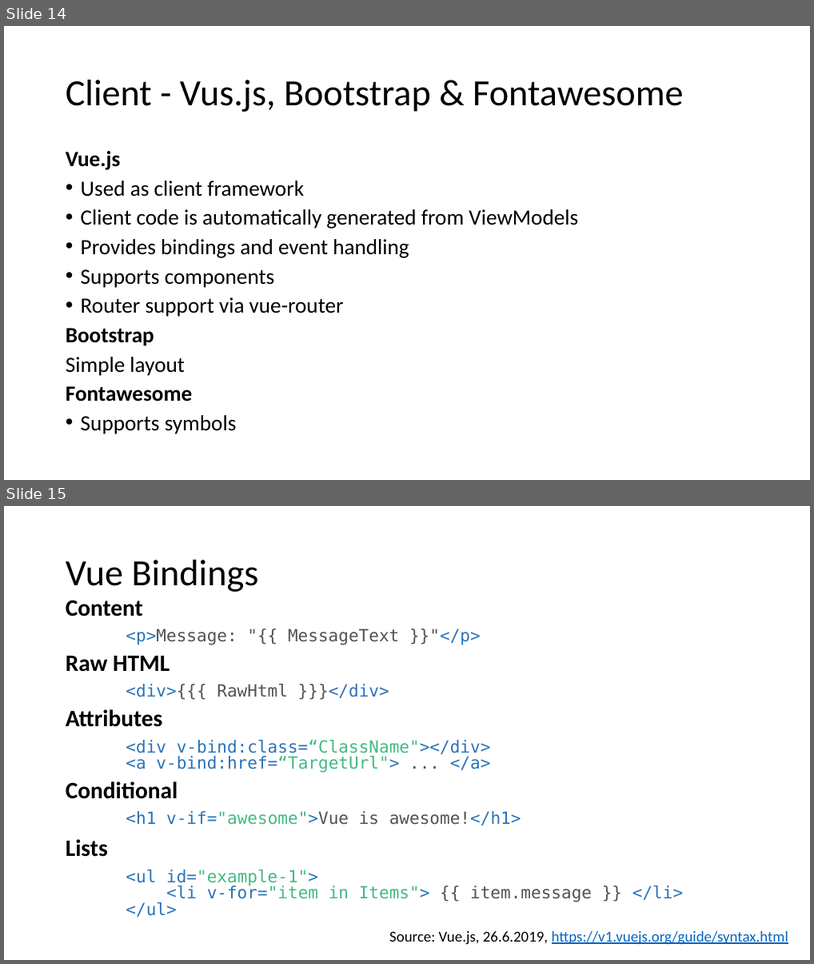
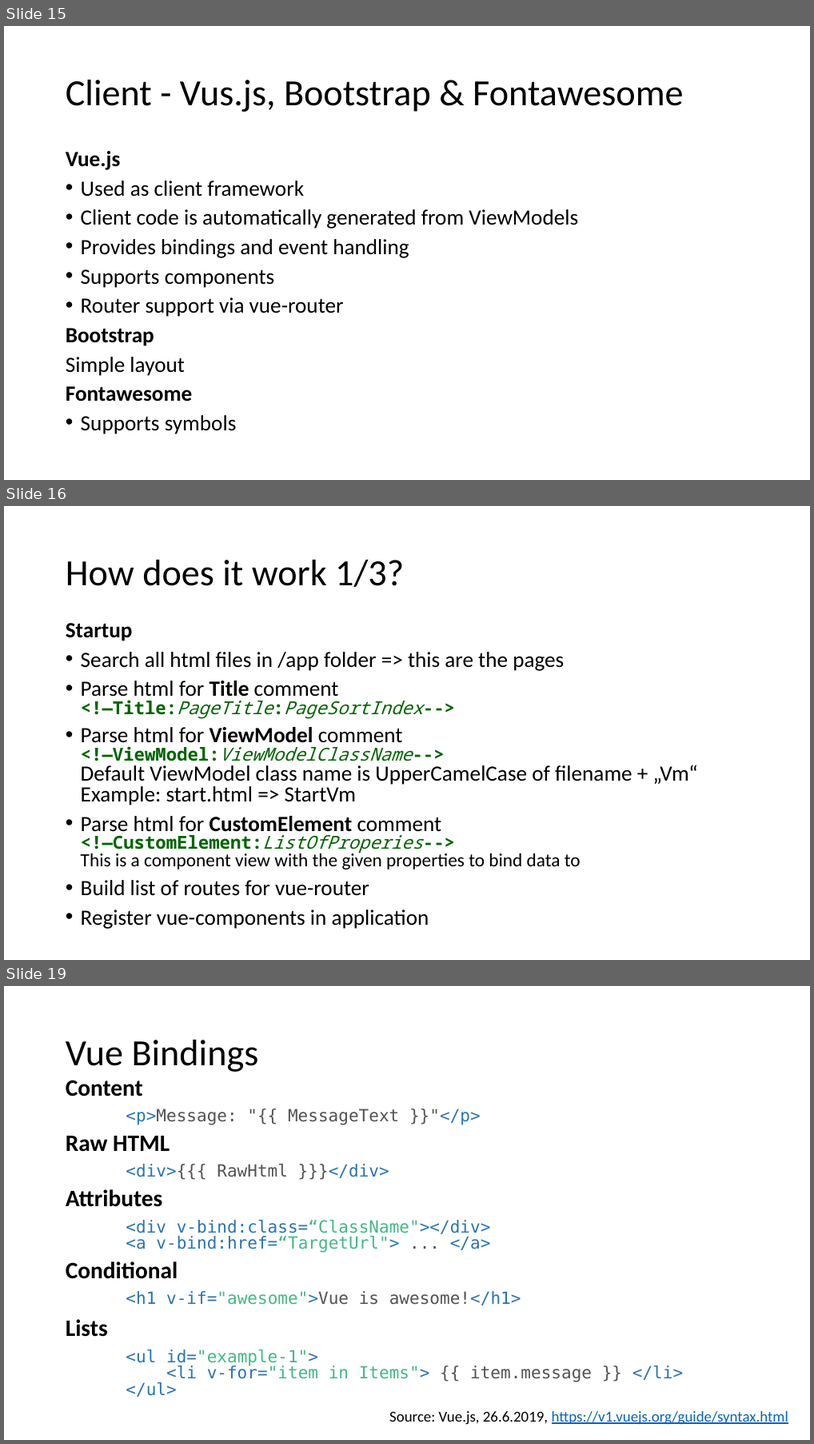
Before and after one commit to FrankPfattheicher/stonehenge.Chromely, a slide deck: stonehengeChromely.pptx. Shown one above the other, each under a label of ours: slides 14 and 15 before the commit, slides 15, 16 and 19 after it; the slides between them are not shown. The pictures are 814x964 and 814x1444 pixels, drawn with LibreOffice and Linux fonts; fonts in the diff are those of the drawing. Boxes give left, top, right and bottom in pixels: in the first picture for what was removed or moved away, otherwise in the second. Text is boxed around its words. In the diff, an @@ line names an element or a change of style, - is before the commit and + after.

Commit message:
Working on PPT

```diff
--- a/stonehengeChromely.pptx
+++ b/stonehengeChromely.pptx
@@ slide 16 added at [4,506,810,960], background #FFFFFF @@
@@ title added at [66,560,404,587], 44 pt, text #000000 @@
+How does it work 1/3?
@@ text added at [66,623,698,928], 25.9 pt, text #000000 @@
+Startup
+• Search all html files in /app folder => this are the pages
+• Parse html for Title comment
+  <!—Title:PageTitle:PageSortIndex-->
+• Parse html for ViewModel comment
+  <!—ViewModel:ViewModelClassName-->
+  Default ViewModel class name is UpperCamelCase of filename + „Vm“
+  Example: start.html => StartVm
+• Parse html for CustomElement comment
+  <!—CustomElement:ListOfProperies-->
+  This is a component view with the given properties to bind data to
+• Build list of routes for vue-router
+• Register vue-components in application
@@ what was slide 14 is now slide 15 @@
@@ what was slide 15 is now slide 19 @@
```
Also in this commit, not shown: 3 other slides added, 5 other files.
